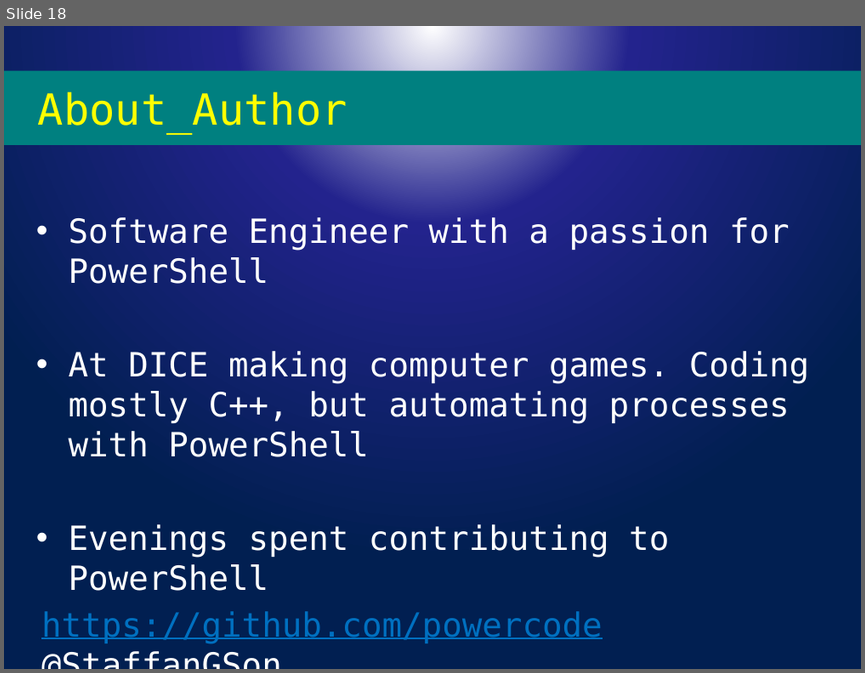
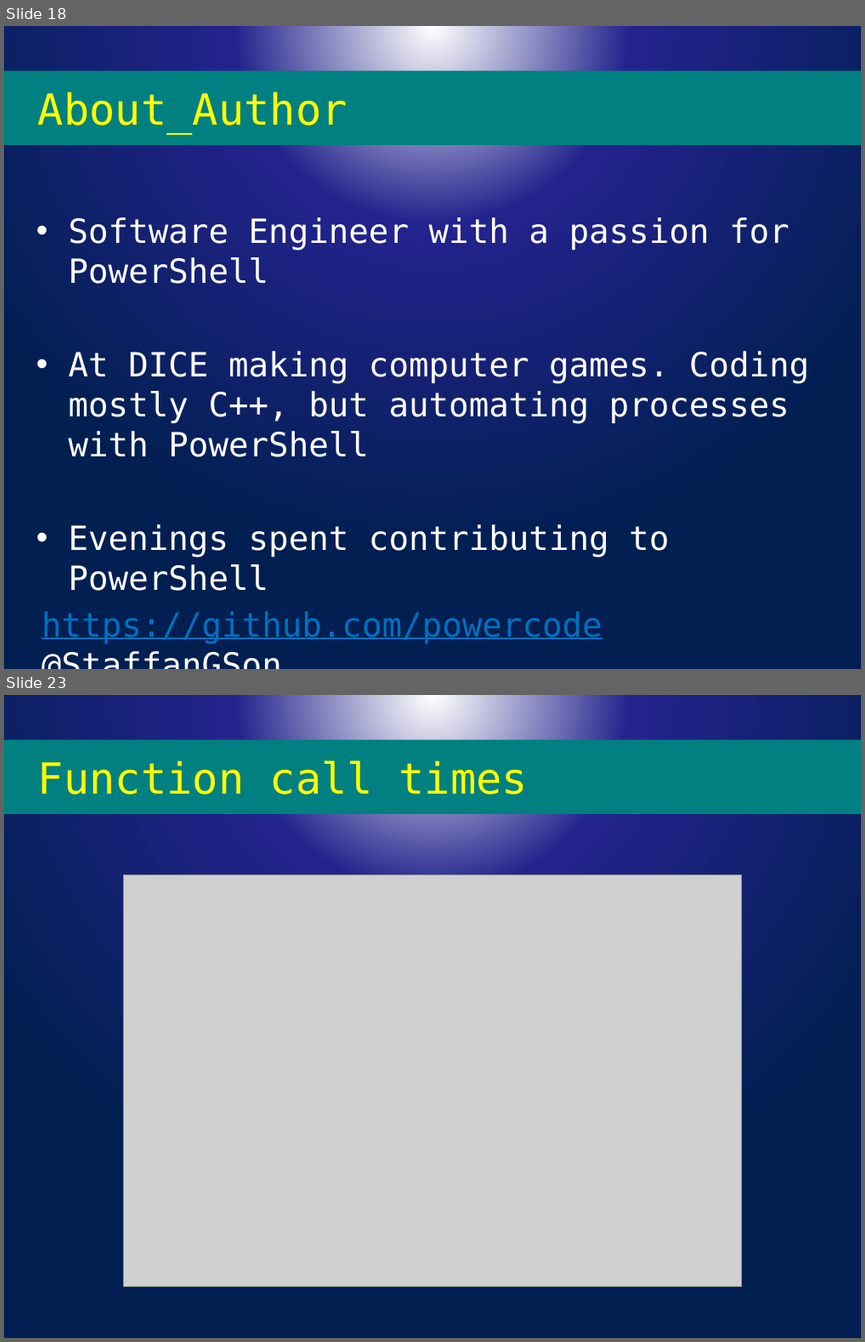
Before and after one commit to powercode/PSConfEU, a slide deck: PSCONFEU_Perf2017.pptx. Shown one above the other, each under a label of ours: slide 18 before the commit, slides 18 and 23 after it; the slides between them are not shown. The pictures are 865x673 and 865x1342 pixels, drawn with LibreOffice and Linux fonts; fonts in the diff are those of the drawing; grey boxes stand for pictures; background and template pictures are left out. Boxes give left, top, right and bottom in pixels: in the first picture for what was removed or moved away, otherwise in the second. Text is boxed around its words. In the diff, an @@ line names an element or a change of style, - is before the commit and + after.

```diff
--- a/PSCONFEU_Perf2017.pptx
+++ b/PSCONFEU_Perf2017.pptx
@@ slide 23 added at [4,695,861,1338], background picture (left out) @@
@@ title added at [4,739,861,814], fill #008080, 36 pt, text #FFFF00 @@
+Function call times
@@ picture added at [124,875,742,1287] @@
```
Also in this commit, not shown: 5 other slides added, 17 other files.
